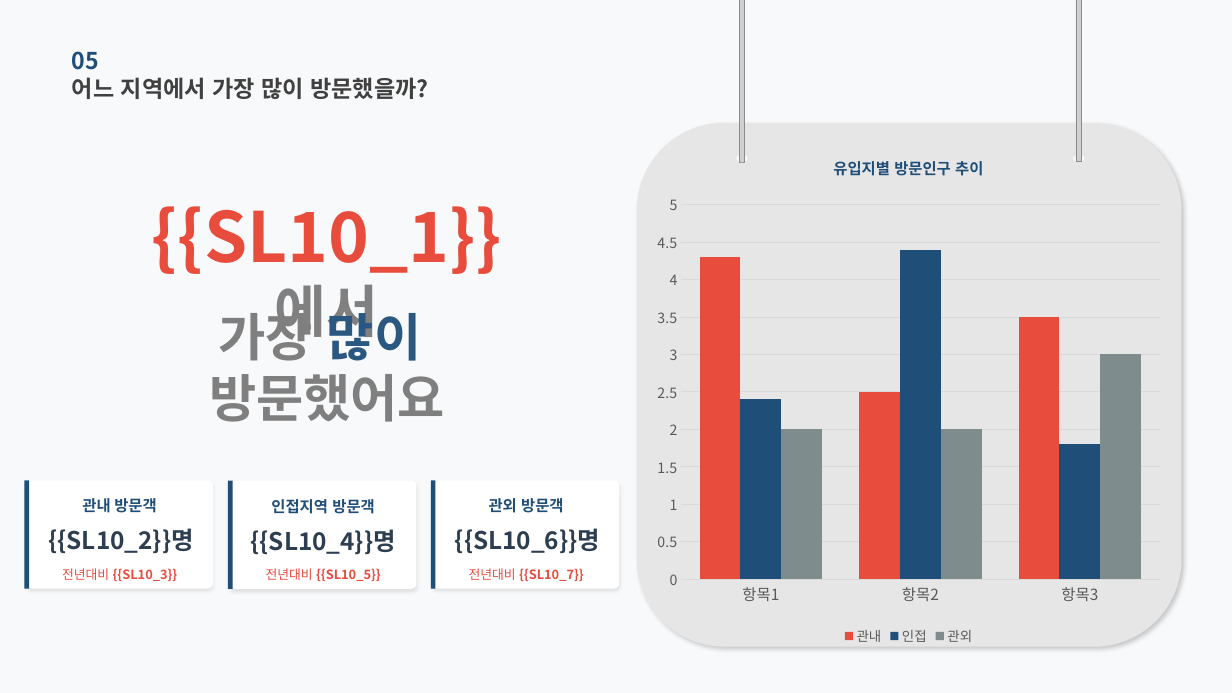
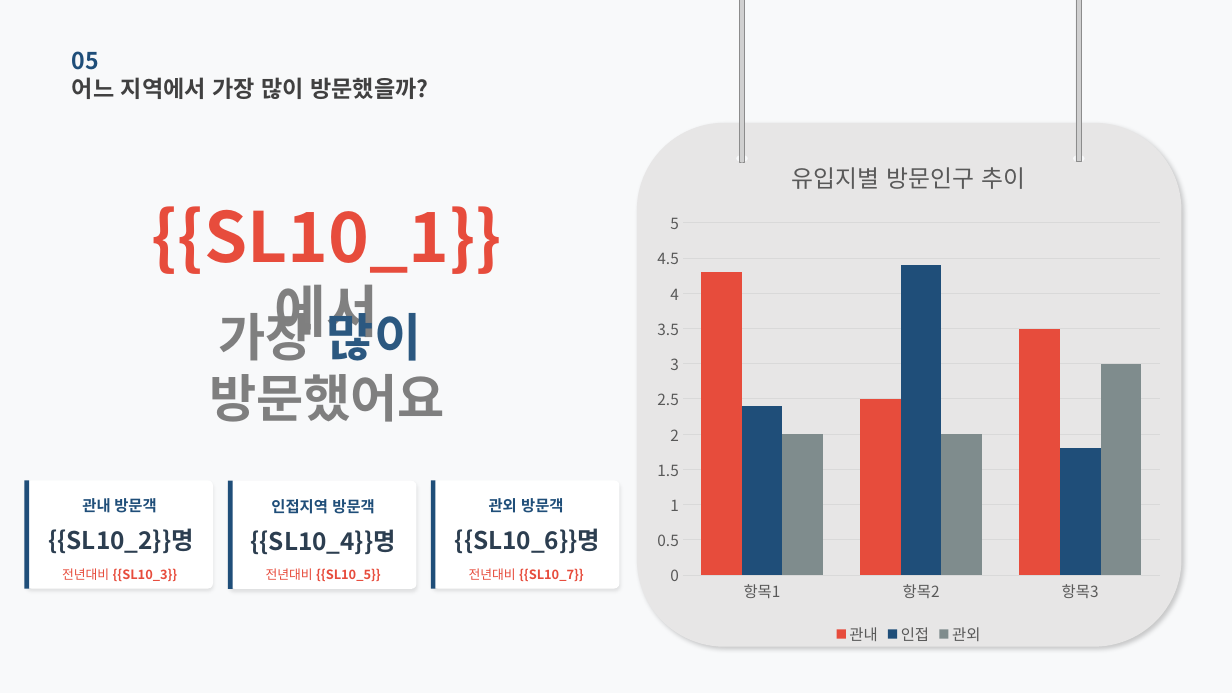
Before and after one commit to roddms/auto-report, a slide deck: slide 10 of template/master_pretendard.pptx. Drawn at 1232x693 pixels with LibreOffice and Linux fonts; fonts in the diff are those of the drawing; grey boxes stand for pictures. Boxes give left, top, right and bottom in pixels: in the first picture for what was removed or moved away, otherwise in the second. Text is boxed around its words. In the diff, an @@ line names an element or a change of style, - is before the commit and + after.

```diff
--- a/template/master_pretendard.pptx
+++ b/template/master_pretendard.pptx
@@ column chart at [647,137,1170,650] @@
@@ legend changed @@
@@ value axis changed @@
@@ lettering changed @@
```
Also in this commit, not shown: 13 other slides changed, 22 other files.
